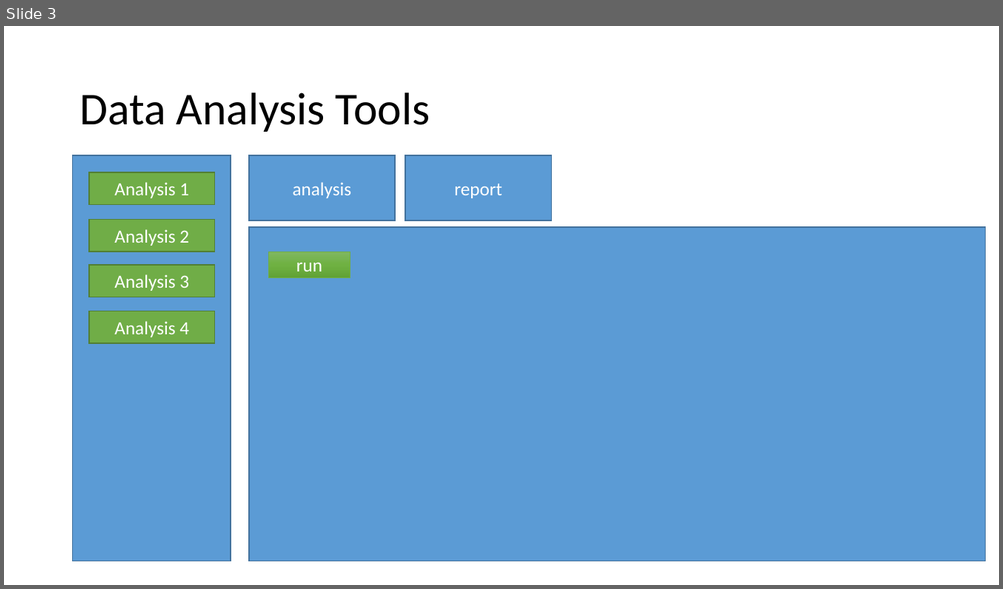
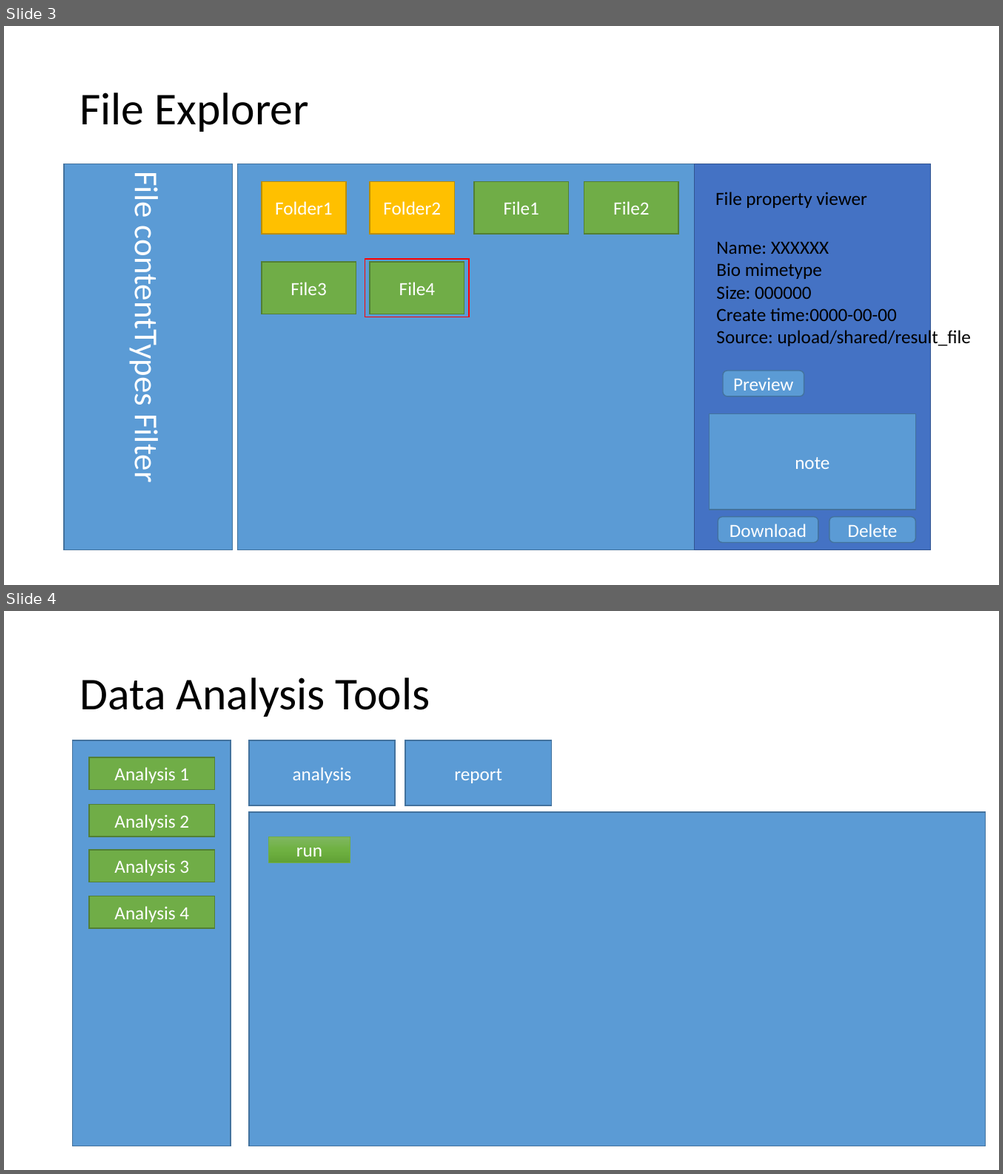
Before and after one commit to biocad-cloud/GCModeller-Cloud, a slide deck: design/design.pptx. Shown one above the other, each under a label of ours: slide 3 before the commit, slides 3 and 4 after it. The pictures are 1003x589 and 1003x1174 pixels, drawn with LibreOffice and Linux fonts; fonts in the diff are those of the drawing. Boxes give left, top, right and bottom in pixels: in the first picture for what was removed or moved away, otherwise in the second. Text is boxed around its words. In the diff, an @@ line names an element or a change of style, - is before the commit and + after.

```diff
--- a/design/design.pptx
+++ b/design/design.pptx
@@ slide 3 added at (4, 26, 999, 585), background #FFFFFF @@
@@ title added at (79, 93, 308, 132), 44 pt, text #000000 @@
+File Explorer
@@ rectangle added at (65, 164, 233, 551), fill #5B9BD5, outline #43739E 1 pt, 32 pt, text #FFFFFF @@
+File contentTypes Filter
@@ rectangle added at (238, 164, 930, 551), fill #5B9BD5, outline #43739E 1 pt @@
@@ rectangle added at (694, 164, 930, 551), fill #4472C4, outline #325491 1 pt @@
@@ rectangle added at (262, 182, 346, 234), fill #FFC000, outline #BD8E00 1 pt, 18 pt, text #FFFFFF @@
+Folder1
@@ rectangle added at (370, 182, 454, 234), fill #FFC000, outline #BD8E00 1 pt, 18 pt, text #FFFFFF @@
+Folder2
@@ rectangle added at (474, 182, 569, 234), fill #70AD47, outline #538035 1 pt, 18 pt, text #FFFFFF @@
+File1
@@ rectangle added at (583, 182, 678, 234), fill #70AD47, outline #538035 1 pt, 18 pt, text #FFFFFF @@
+File2
@@ text added at (715, 192, 867, 208), 18 pt, text #000000 @@
+File property viewer
@@ text added at (716, 242, 970, 349), 18 pt, text #000000 @@
+Name: XXXXXX
+Bio mimetype
+Size: 000000
+Create time:0000-00-00
+Source: upload/shared/result_file
@@ rectangle added at (262, 263, 356, 315), fill #70AD47, outline #538035 1 pt, 18 pt, text #FFFFFF @@
+File3
@@ rectangle added at (365, 260, 469, 318), fill #5B9BD5, outline #FF0000 1 pt @@
@@ rectangle added at (370, 263, 464, 315), fill #70AD47, outline #538035 1 pt, 18 pt, text #FFFFFF @@
+File4
@@ rounded rectangle added at (723, 371, 804, 397), fill #5B9BD5, outline #43739E 1 pt, 18 pt, text #FFFFFF @@
+Preview
@@ rectangle added at (709, 414, 916, 509), fill #5B9BD5, outline #43739E 1 pt, 18 pt, text #FFFFFF @@
+note
@@ rounded rectangle added at (718, 517, 819, 543), fill #5B9BD5, outline #43739E 1 pt, 18 pt, text #FFFFFF @@
+Download
@@ rounded rectangle added at (829, 517, 916, 543), fill #5B9BD5, outline #43739E 1 pt, 18 pt, text #FFFFFF @@
+Delete
@@ what was slide 3 is now slide 4 @@
```
Also in this commit, not shown: 2 slides changed, 1 other file.
